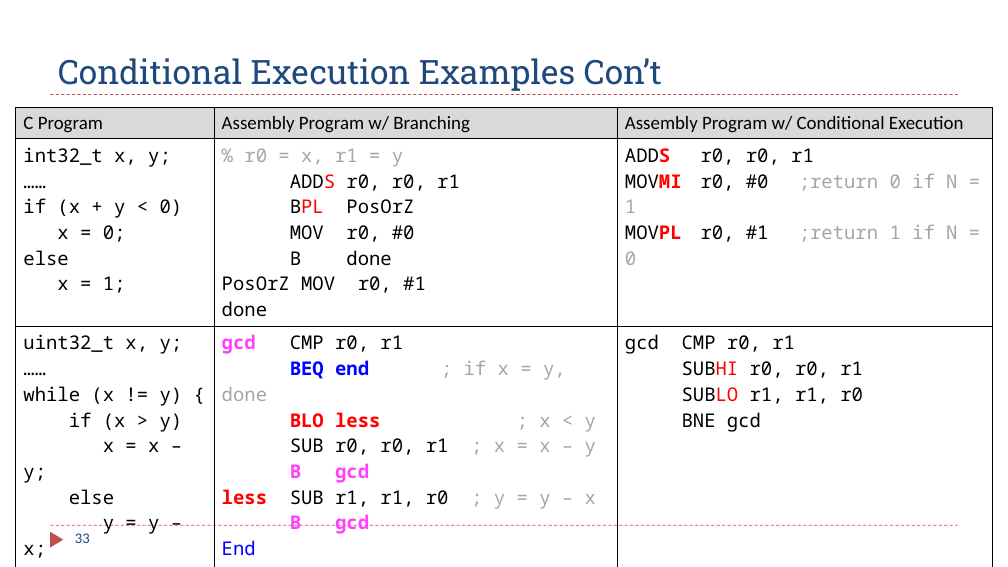
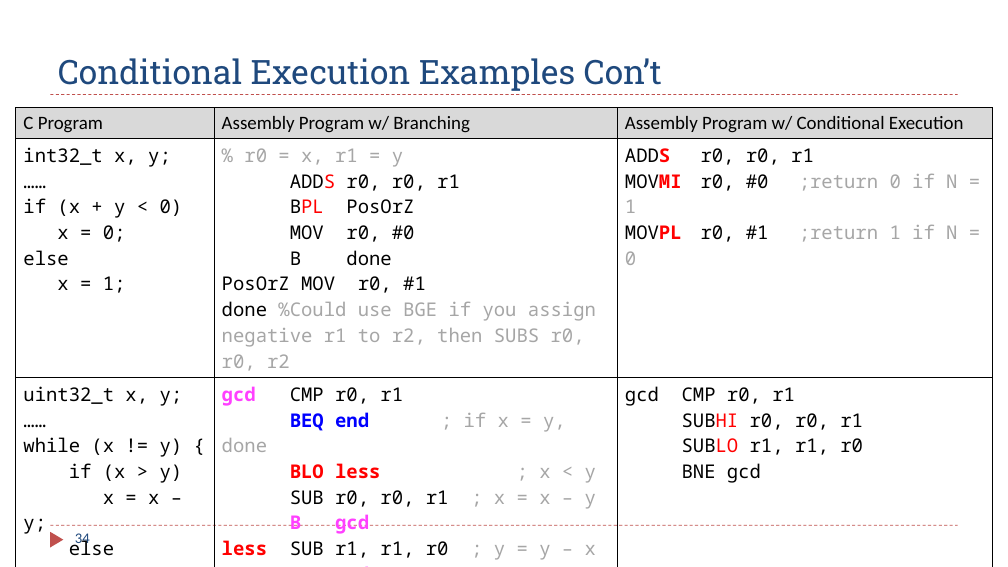
Before and after one commit to guhofstra/CSC111Sp26, a slide deck: slide 34 of PPTs/Ch6_ARM_Control_Flow.pptx (slide 33 before the commit). Drawn at 1008x567 pixels with LibreOffice and Linux fonts; fonts in the diff are those of the drawing. Boxes give left, top, right and bottom in pixels: in the first picture for what was removed or moved away, otherwise in the second. Text is boxed around its words. In the diff, an @@ line names an element or a change of style, - is before the commit and + after.

```diff
--- a/PPTs/Ch6_ARM_Control_Flow.pptx
+++ b/PPTs/Ch6_ARM_Control_Flow.pptx
@@ table at (x1=16, y1=107, x2=992, y2=564) @@
-row 2, column 2: % r0 = x, r1 = y / ADDS r0, r0, r1 / BPL PosOrZ / MOV r0, #0 / B done / PosOrZ MOV r0, #1 / done
+row 2, column 2: % r0 = x, r1 = y / ADDS r0, r0, r1 / BPL PosOrZ / MOV r0, #0 / B done / PosOrZ MOV r0, #1 / done %Could use BGE if you assign negative r1 to r2, then SUBS r0, r0, r2
@@ page number at (x1=75, y1=533, x2=90, y2=548): text changed @@
-33
+34
```
Also in this commit, not shown: 11 other slides changed, 1 slide added, 1 other file.
